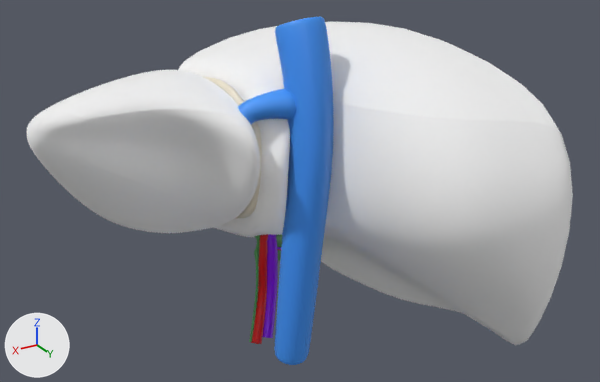
The glTF model ar/three.js/examples/models/liver.transparent.glb: old version first, new version second.
Rendered twice from a camera (50 mm lens) standing at (13.7, 33.5, 12.6) and looking at (-1.2, 8.6, 0.1). The axes (+X, +Y, +Z) are drawn at lower left. The lights are the same throughout. Where no turn or scale is listed for an object, it has been applied to the vertices.

Objects in the first picture: 'Aftakking001', 'Aorta001', 'Galblaas001', 'Liver_left001', 'Liver_right001', 'Loft003', 'Loft041', 'Verbinding001'.
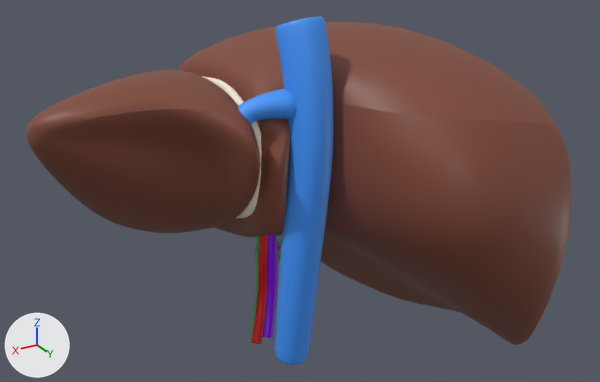
The newer file is also turned or shifted as a whole; pictures and numbers use the older file's frame.

Patch to the scene script:
```diff
--- a/ar/three.js/examples/models/liver.transparent.glb.py
+++ b/ar/three.js/examples/models/liver.transparent.glb.py
@@ mat_lever @@
 mat_lever = principled_material('Lever')
-mat_lever.base_color = (1.0, 1.0, 1.0)  # white #ffffff
-mat_lever.metallic = 1.0
-mat_lever.roughness = 1.0
+mat_lever.base_color = (0.216, 0.0627, 0.0353)  # brown #804735
```

Pixel boxes [x1, y1, x2, y2] of what changed, in the pictures (600 x 382 px):
'Liver_right001', recoloured, surface changed (white to brown)
    both: [178, 21, 573, 345]
'Liver_left001', recoloured, surface changed (white to brown)
    both: [27, 70, 260, 233]
